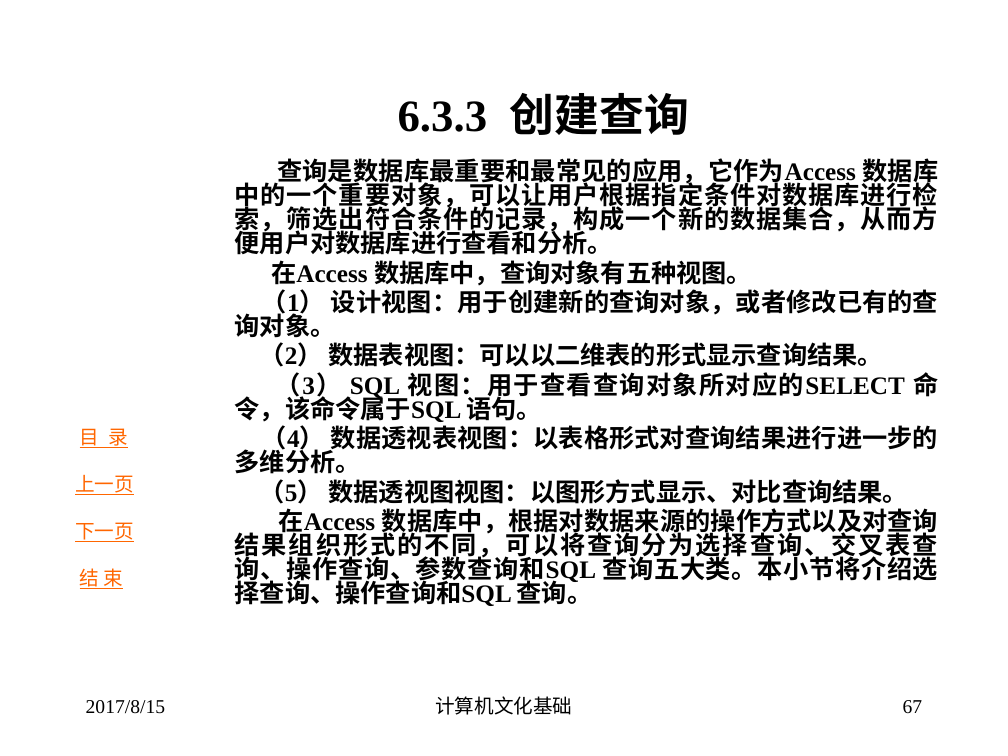
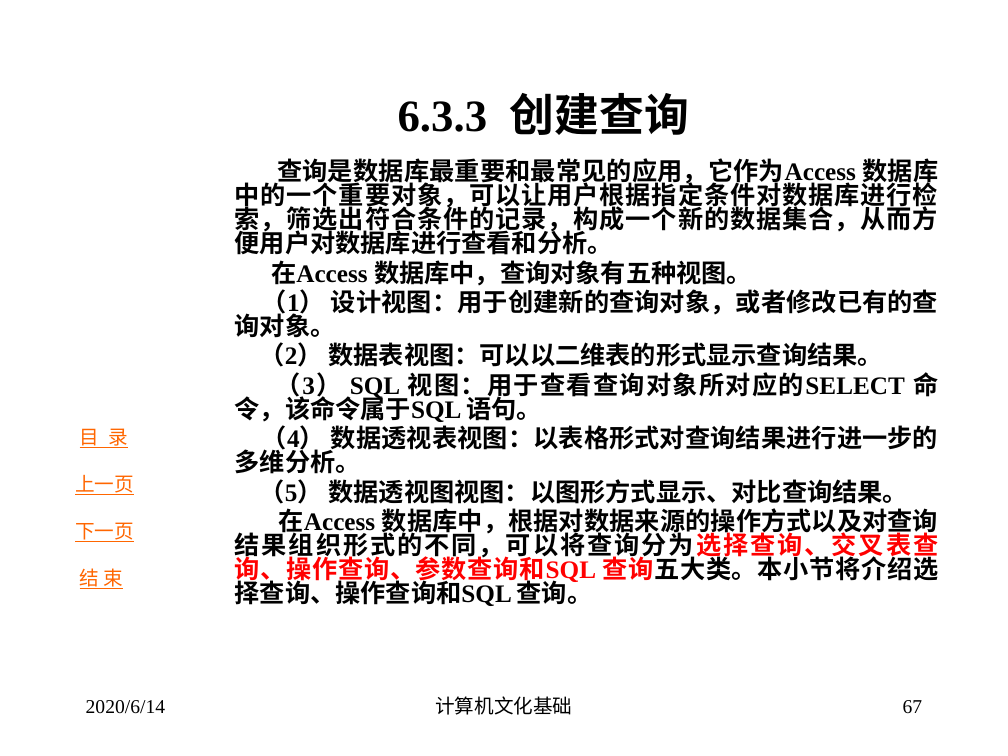
Before and after one commit to CCCxshen/ZhuanShengBen, a slide deck: slide 67 of Computer/课件/数据库.pptx. Drawn at 1008x756 pixels with LibreOffice and Linux fonts; fonts in the diff are those of the drawing; background and template pictures are left out. Boxes give left, top, right and bottom in pixels: in the first picture for what was removed or moved away, otherwise in the second. Text is boxed around its words. In the diff, an @@ line names an element or a change of style, - is before the commit and + after.

```diff
--- a/Computer/课件/数据库.pptx
+++ b/Computer/课件/数据库.pptx
@@ text at [235, 508, 939, 606]: text colour #000000 to #FF0000 in "数据库中，根据对数据来源的操作方式以及对查询结果组织形式的不同，可以将查询分为选择查询、交叉表查询、操作查询、参数查询和 ..." @@
@@ text at [86, 700, 166, 714]: text changed @@
-2017/8/15
+2020/6/14
```
Also in this commit, not shown: 95 other slides changed, 1 other file.
